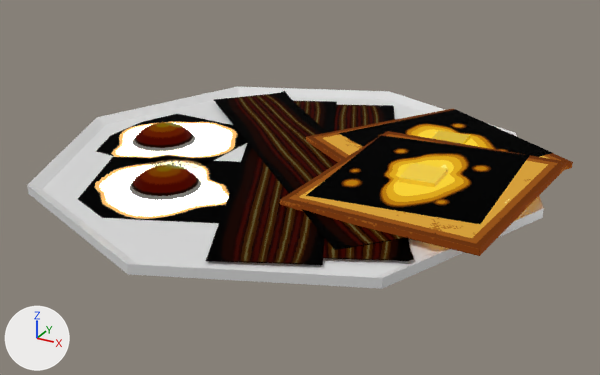
One commit to the glTF model models/Anime_Breakfast.glb: the scene before it, then after it.
Before and after are seen from a camera (50 mm lens) standing at (1.52, -2.68, 1.23) and looking at (0.06, -0.03, -0.09). Every picture has the same lights, and +X, +Y and +Z are marked at lower left. The picture after the commit comes second. Where no turn or scale is listed for an object, it has been applied to the vertices. Vertices at exactly the same position are counted once.
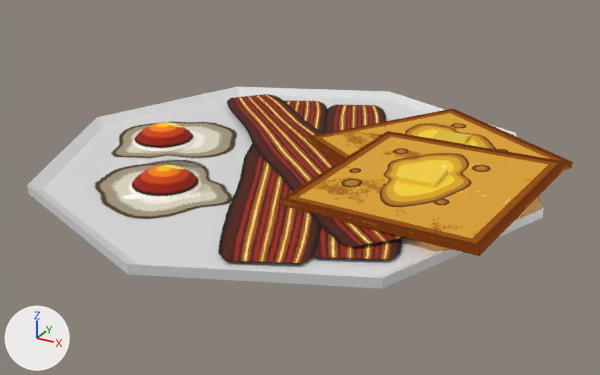
Changed parts and their boxes (x1, y1, x2, y2) in the pictures (600 x 375 px):
'Plane.003', recoloured
    both: (341, 148, 491, 207)
'Plane', recoloured (lighter)
    both: (218, 101, 327, 264)
'Plane.002', recoloured (lighter)
    both: (227, 94, 405, 247)
'Plane.004', recoloured
    both: (378, 123, 509, 152)
'Plane.001', recoloured (lighter)
    both: (323, 105, 402, 260)
part 1 of me_circle, recoloured (lighter)
    both: (129, 165, 201, 200)
part 2 of me_circle, recoloured (lighter)
    both: (133, 122, 195, 151)
part 3 of me_circle, recoloured (darker)
    before: (78, 114, 248, 223)
    after: (95, 122, 237, 219)

What the commit changed:
Material 'Butter' (mat_butter) is new.
Its texture is img_butter_puddle_tex (with its transparency).
Its roughness is 1.0.
Material 'Bacon' (mat_bacon) is new.
Its texture is img_bacon_crispy_tex (with its transparency).
Its roughness is 1.0.
Material 'Yolk' (mat_yolk) is new.
Its texture is img_eggyolk_tex2.
Its roughness is 1.0.
Material 'Egg_Yolk' (mat_egg_yolk) is new.
Its texture is img_eggwhite_tex (with its transparency).
Its roughness is 1.0.
me_circle has 660 vertices, 1304 faces and spans x -0.538..0.377, y -0.366..0.72, z -0.01..0.07.
me_circle is used by ob_circle; location (-0.311, -0.434, -0.011).
me_circle part 1: 640 faces spanning x -0.123..0.145, y -0.117..0.15, z -0.008..0.07 switch from mat_eggyolk_anime to mat_yolk (picture img_eggyolk_tex2).
me_circle part 2: 640 faces spanning x -0.423..-0.156, y 0.27..0.537, z -0.008..0.07 switch from mat_eggyolk_anime2 to mat_yolk (picture img_eggyolk_tex2).
me_circle part 3: 24 faces spanning x -0.538..0.377, y -0.366..0.72, z -0.01..-0.001 switch from mat_eggwhite_anime to mat_egg_yolk (picture img_eggwhite_tex).
me_plane has 4 vertices, 2 faces and spans x -0.51..0.51, y -0.81..0.81, z 0.01.
me_plane no longer uses material mat_bacon_crispy_anime.
me_plane gains material mat_bacon (picture img_bacon_crispy_tex).
me_plane_001 has 289 vertices, 512 faces and spans x -0.49..0.5, y -0.77..0.77, z -0.04..-0.02.
me_plane_001 no longer uses material mat_bacon_crispy_anime.
me_plane_001 gains material mat_bacon (picture img_bacon_crispy_tex).
me_plane_002 has 289 vertices, 512 faces and spans x -0.722..0.722, y -0.68..0.689, z -0.026..-0.018.
me_plane_002 no longer uses material mat_bacon_crispy_anime.
me_plane_002 gains material mat_bacon (picture img_bacon_crispy_tex).
me_plane_003 has 4 vertices, 2 faces and spans x -0.314..0.317, y -0.316..0.314, z -0.044..0.017.
me_plane_003 no longer uses material mat_butter_puddle.
me_plane_003 gains material mat_butter (picture img_butter_puddle_tex).
me_plane_004 has 4 vertices, 2 faces and spans x -0.492..0.365, y -0.493..0.36, z -0.038..-0.022.
me_plane_004 no longer uses material mat_butter_puddle.
me_plane_004 gains material mat_butter (picture img_butter_puddle_tex).
